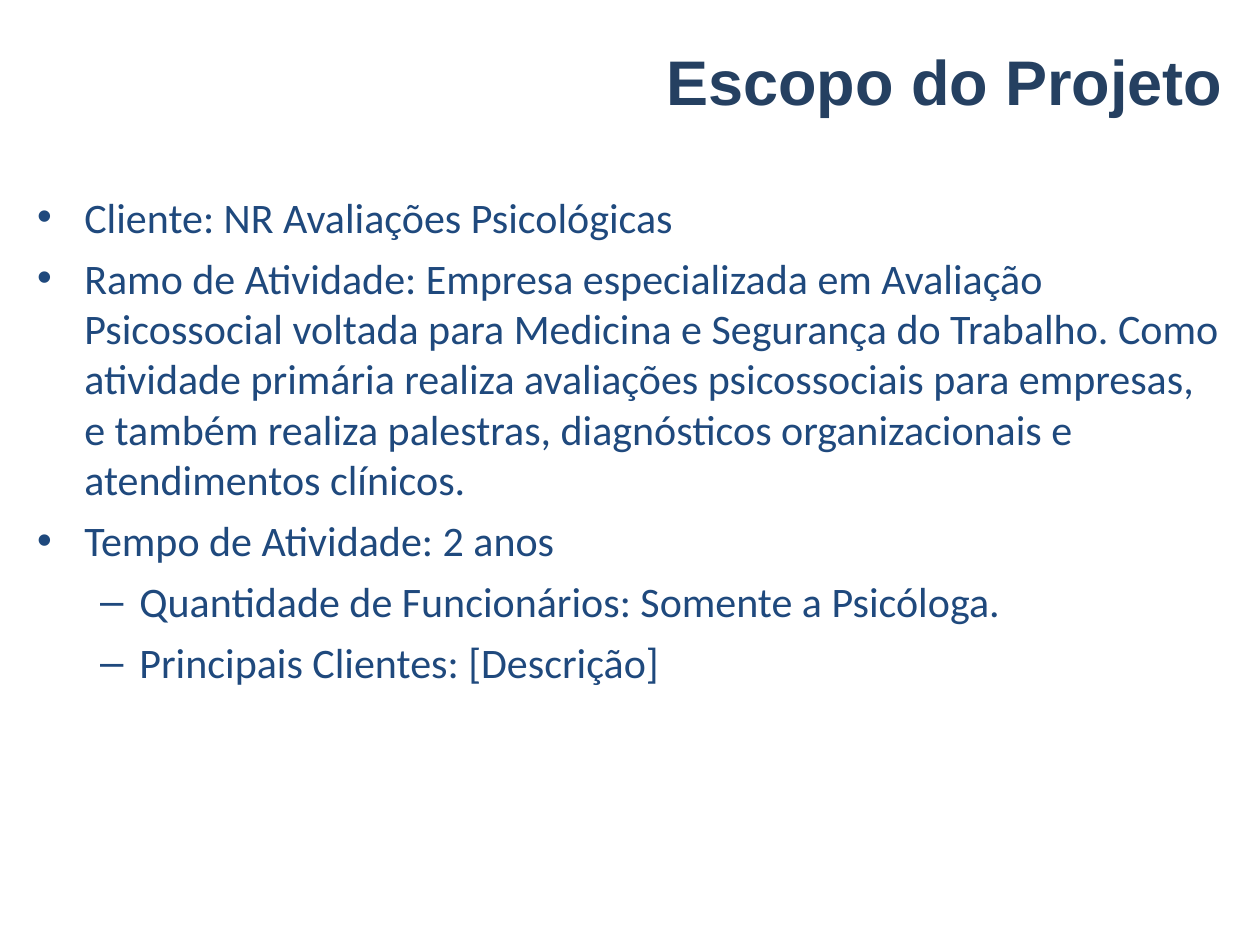
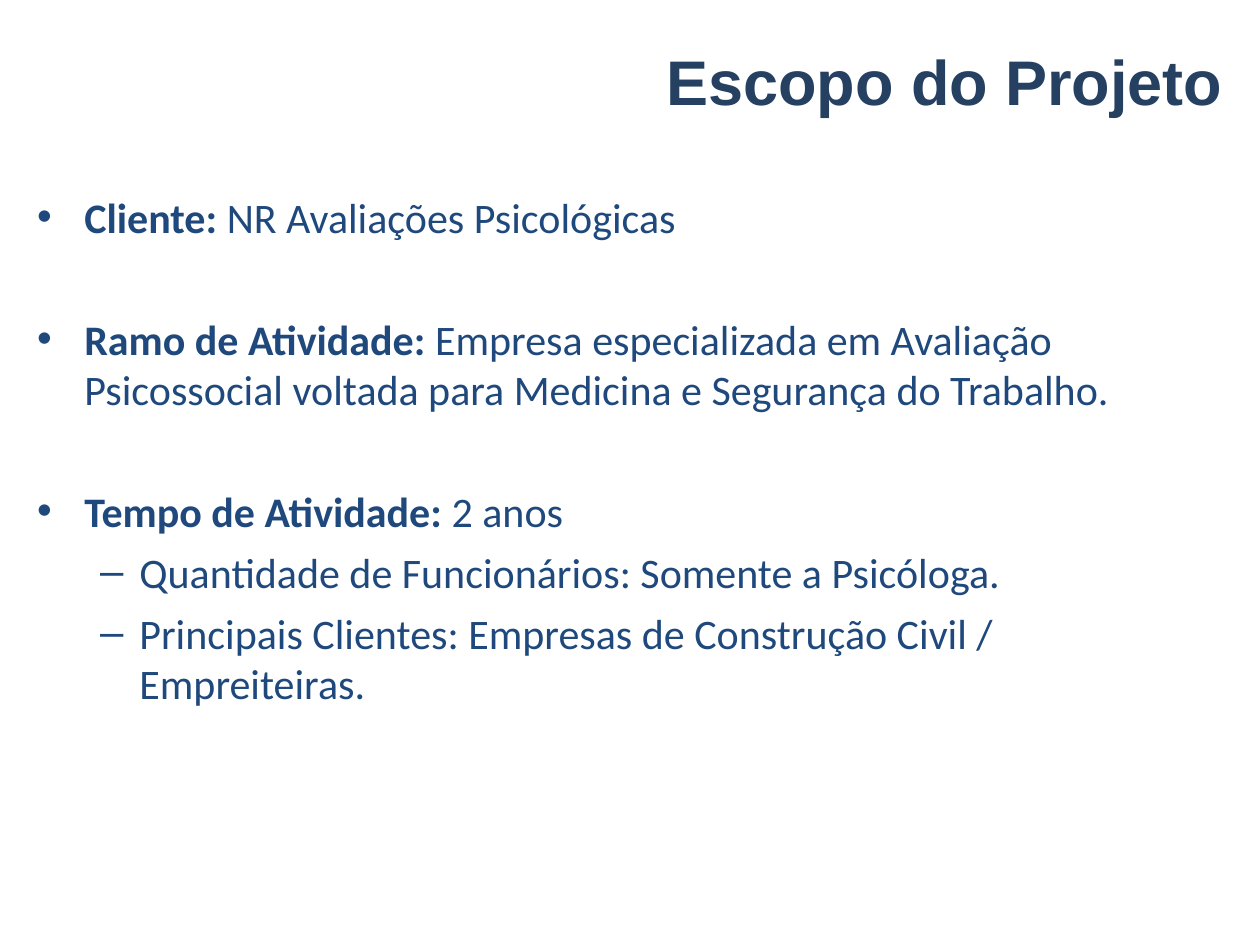
Before and after one commit to VagnerAlcantara/TCC, a slide deck: slide 4 of AnteProjeto/Apresentacao do Anteprojeto.ppt (slide 3 before the commit). Drawn at 1260x945 pixels with LibreOffice and Linux fonts; fonts in the diff are those of the drawing; background and template pictures are left out. Boxes give left, top, right and bottom in pixels: in the first picture for what was removed or moved away, otherwise in the second. Text is boxed around its words. In the diff, an @@ line names an element or a change of style, - is before the commit and + after.

```diff
--- a/AnteProjeto/Apresentacao do Anteprojeto.ppt
+++ b/AnteProjeto/Apresentacao do Anteprojeto.ppt
@@ text at <box>84,203,676,534</box>: bold on in "Cliente:", "Tempo de Atividade:" @@
@@ text at <box>84,325,1108,413</box>: text changed @@
-• Ramo de Atividade: Empresa especializada em Avaliação Psicossocial voltada para Medicina e Segurança do Trabalho. Como atividade primária realiza avaliações psicossociais para empresas, e também realiza palestras, diagnósticos organizacionais e atendimentos clínicos.
+• Ramo de Atividade: Empresa especializada em Avaliação Psicossocial voltada para Medicina e Segurança do Trabalho.
@@ text at <box>139,620,967,706</box>: text changed @@
-  – Principais Clientes: [Descrição]
+  – Principais Clientes: Empresas de Construção Civil / Empreiteiras.
```
Also in this commit, not shown: 5 other slides changed, 1 slide added, 1 slide removed.
